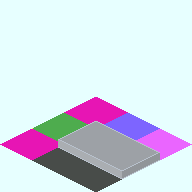
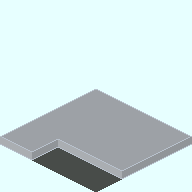
Revision of a layered 192×192 image; what changed, layer by layer:
painted on "Base_Plate_3x3.png" over 0, 89, 192, 160
